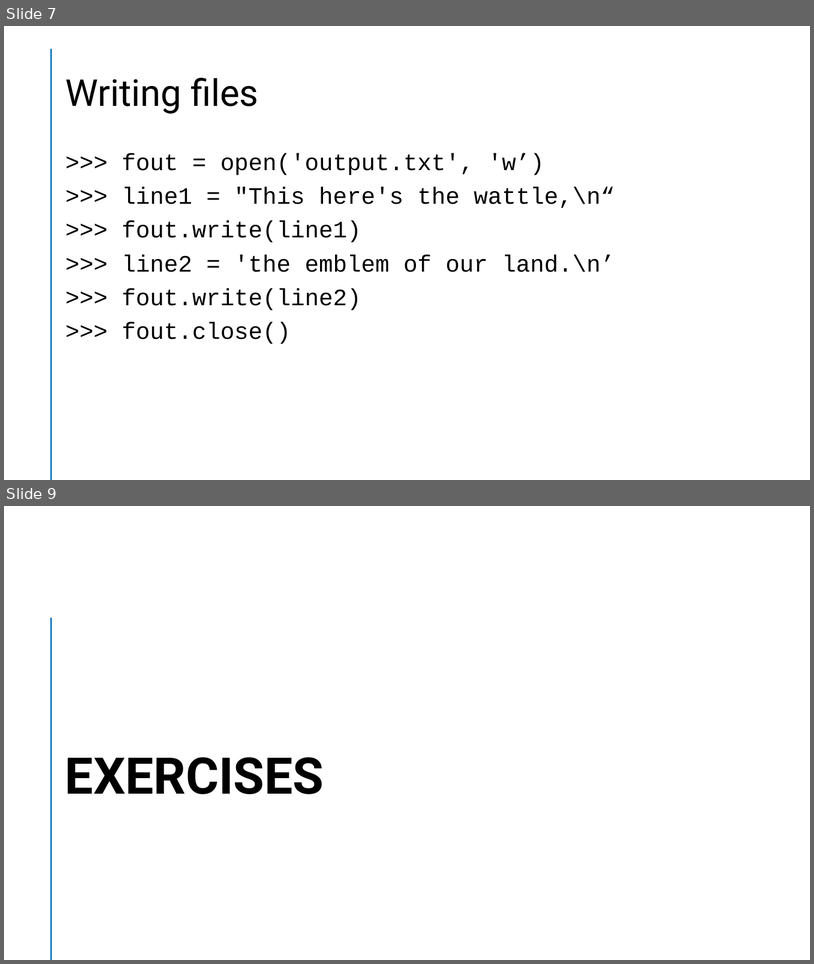
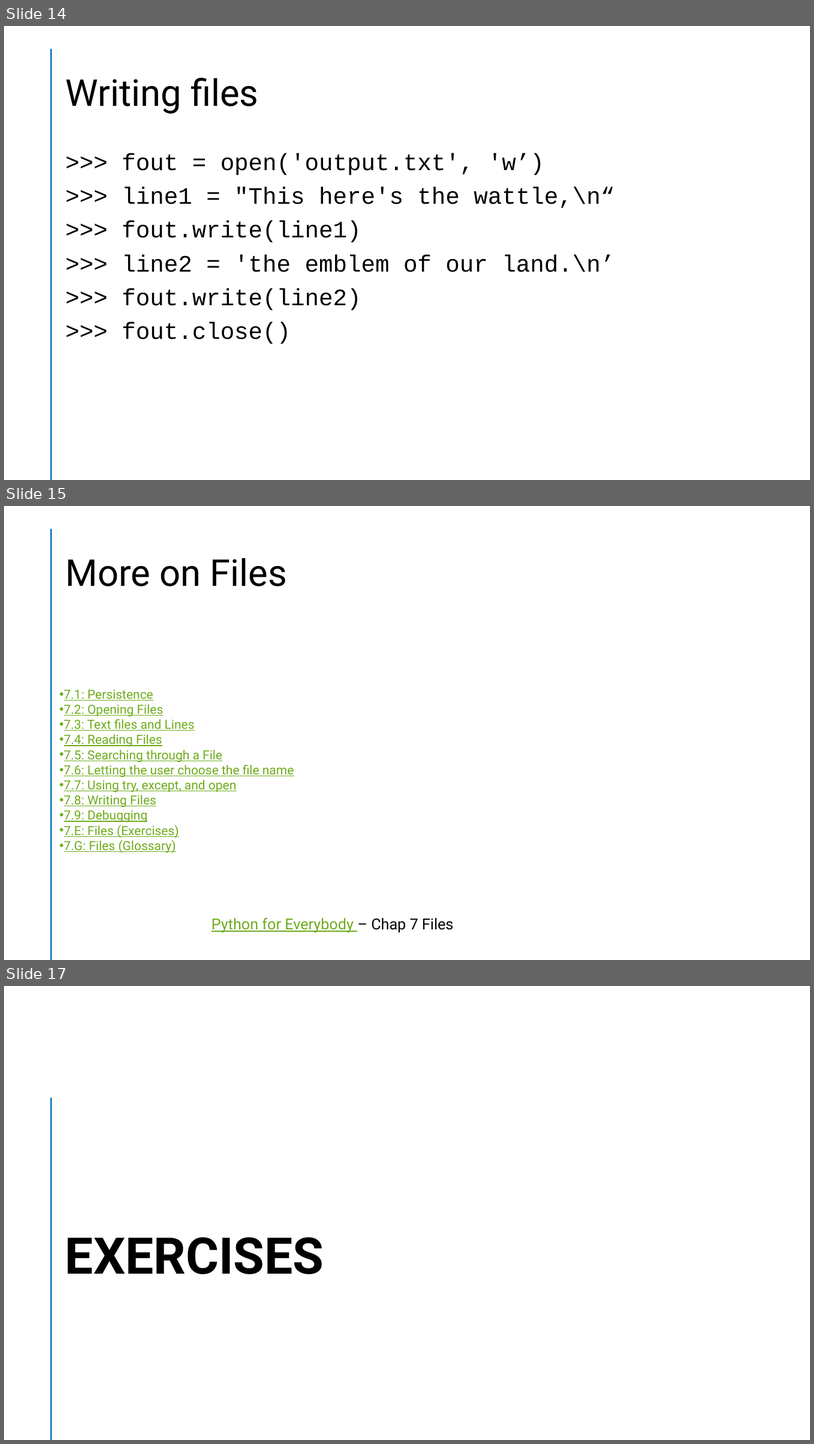
Before and after one commit to slevin48/training, a slide deck: doc/Python 101.pptx. Shown one above the other, each under a label of ours: slides 7 and 9 before the commit, slides 14, 15 and 17 after it; the slides between them are not shown. The pictures are 814x964 and 814x1444 pixels, drawn with LibreOffice and Linux fonts; fonts in the diff are those of the drawing. Boxes give left, top, right and bottom in pixels: in the first picture for what was removed or moved away, otherwise in the second. Text is boxed around its words. In the diff, an @@ line names an element or a change of style, - is before the commit and + after.

Commit message:
Update Python 101 course

```diff
--- a/doc/Python 101.pptx
+++ b/doc/Python 101.pptx
@@ slide 15 added at [4, 506, 810, 960], background #FFFFFF; not listed: 1 template element that a slide beside it also shows @@
@@ title added at [65, 558, 287, 586], 44 pt, text #000000 @@
+More on Files
@@ text added at [64, 690, 294, 853], 15 pt, text #6EAC1C, underline @@
+• 7.1: Persistence
+• 7.2: Opening Files
+• 7.3: Text files and Lines
+• 7.4: Reading Files
+• 7.5: Searching through a File
+• 7.6: Letting the user choose the file name
+• 7.7: Using try, except, and open
+• 7.8: Writing Files
+• 7.9: Debugging
+• 7.E: Files (Exercises)
+• 7.G: Files (Glossary)
@@ text added at [212, 918, 454, 933], 18 pt, text #6EAC1C, underline @@
+Python for Everybody – Chap 7 Files
@@ what was slide 7 is now slide 14 @@
@@ what was slide 9 is now slide 17 @@
```
Also in this commit, not shown: 5 slides changed, 7 other slides added, 1 other file.
